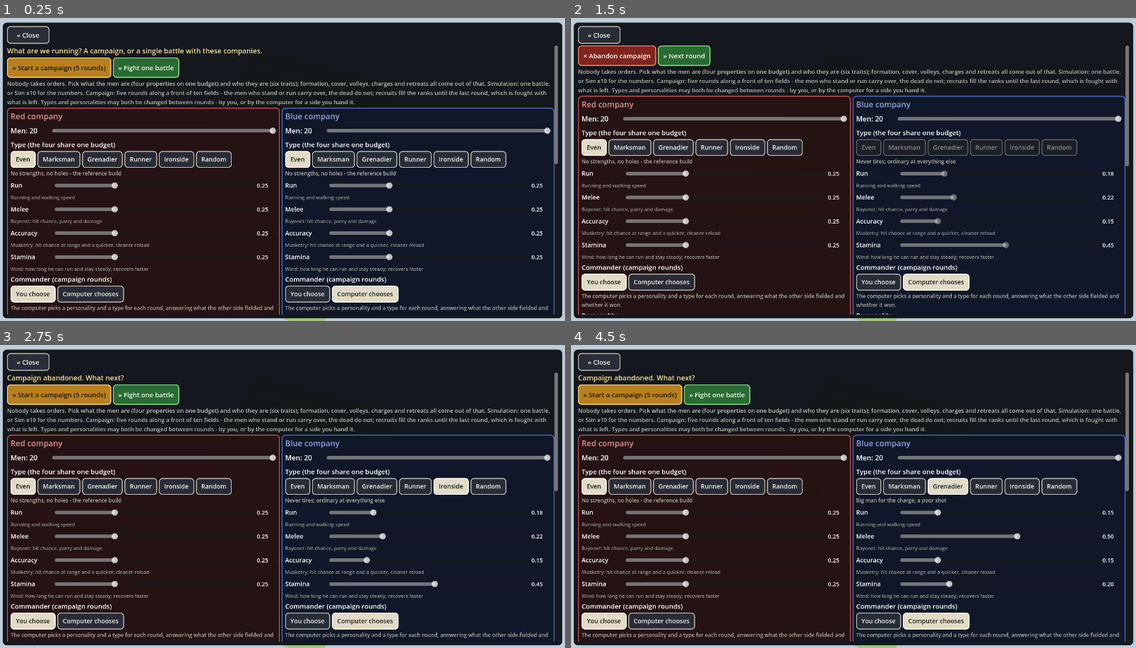
Above: before the commit, frames 1-4 (two rows, left to right).
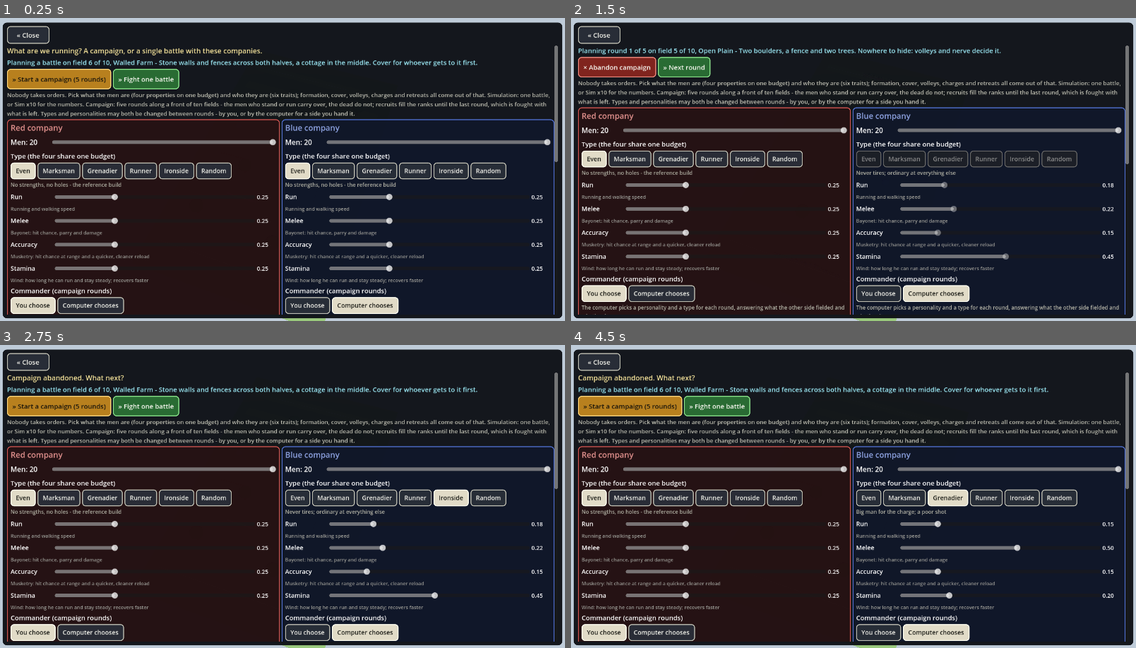
Above: after the commit, the same moments.

Repository: nathandunn/volley-bots
Game: Godot game, scene res://scenes/Main.tscn
The game is run twice, just before and just after one commit, with the same random seed, the same clock (stepped at 60 frames per second) and the same inputs.
Inputs (mouse positions are in pixels of both pictures, inside the frame that each line leads up to):
- Up to frame 1 (0.25 s): no input
- Up to frame 2 (1.5 s): click "» Start a campaign (5 rounds)" at 0.5 s; click (678, 30) at 1.25 s, where only the run before the commit has a clickable "Companies"
- Up to frame 3 (2.75 s): click "× Abandon campaign" at 2 s
- Up to frame 4 (4.5 s): click "» Start a campaign (5 rounds)" at 2.75 s; click (684, 357) at 3.5 s, where only the run after the commit has a clickable "Edit Company"; click "× Abandon campaign" at 4.25 s

The runs differ from the first frame. In frame 1, 22% of the frame differs, in the area x 1-99%, y 13-98%; in frame 2, 22%; in frame 3, 22%; in frame 4, 22%.

Commit message:
Edit Company names the field it plans for
The setup panel is now Edit Company, and its first line says which
field (and, in a campaign, which round) the companies are being set up
for, with the ground one-line description.

Co-Authored-By: Claude Fable 5.1 <noreply@anthropic.com>
Claude-Session: https://claude.ai/code/session_017bMCXGen3v58z94ohsQBpS

Diff:
--- a/scripts/hud.gd
+++ b/scripts/hud.gd
@@ -41,6 +41,7 @@
 var _round_text := ""
 var _batch_text := ""
 var campaign_on := false
+var _plan_label: Label   # which field the companies are being set up for
 var _type_controls := [[], []]   # chips and sliders locked while a campaign runs
 var _campaign_btn: Button
 var _fight_btn: Button
@@ -85,7 +86,7 @@
 		else:
 			campaign_requested.emit())
 	row.add_child(_top_campaign_btn)
-	var teams_btn := _button("Companies")
+	var teams_btn := _button("Edit Company")
 	teams_btn.pressed.connect(func(): _close_overlays(); teams_overlay.visible = true)
 	row.add_child(teams_btn)
 	var fight := _button("» New battle")
@@ -287,7 +288,7 @@
 
 
 func _build_teams_overlay() -> void:
-	var parts := _overlay("Companies")
+	var parts := _overlay("Edit Company")
 	teams_overlay = parts[0]
 	var box: VBoxContainer = parts[1]
 	_setup_note = Label.new()
@@ -296,6 +297,11 @@
 	_setup_note.autowrap_mode = TextServer.AUTOWRAP_WORD_SMART
 	_setup_note.visible = false
 	box.add_child(_setup_note)
+	_plan_label = Label.new()
+	_plan_label.add_theme_font_size_override("font_size", 15)
+	_plan_label.add_theme_color_override("font_color", Color(0.6, 0.9, 0.95))
+	_plan_label.autowrap_mode = TextServer.AUTOWRAP_WORD_SMART
+	box.add_child(_plan_label)
 	var head := HFlowContainer.new()
 	box.add_child(head)
 	_head_campaign_btn = _button("» Start a campaign (5 rounds)")
@@ -693,7 +699,7 @@
 	_style(again, "go")
 	again.pressed.connect(func(): _close_overlays(); new_match_requested.emit())
 	row.add_child(again)
-	var teams := _button("Companies")
+	var teams := _button("Edit Company")
 	teams.pressed.connect(func(): _close_overlays(); teams_overlay.visible = true)
 	row.add_child(teams)
 	results_overlay.visible = true
@@ -769,7 +775,7 @@
 	_style(batch, "go")
 	batch.pressed.connect(func(): _close_overlays(); batch_requested.emit(BATCH_N))
 	row.add_child(batch)
-	var teams := _button("Companies")
+	var teams := _button("Edit Company")
 	teams.pressed.connect(func(): _close_overlays(); teams_overlay.visible = true)
 	row.add_child(teams)
 	var pad := Control.new()
@@ -794,12 +800,23 @@
 
 ## The setup panel, with a line at the top saying why it is open. Nothing runs until a
 ## button here (or the top row) says so.
+## The field the companies are being set up for, at the top of Edit Company. In a campaign
+## it names the round as well; a single battle just names the ground.
+func set_plan(field_no: int, layout: String, round_no: int = 0, total: int = 0) -> void:
+	var where := "field %d of %d, %s" % [field_no, Field.LAYOUT_ORDER.size(), layout]
+	var help: String = Field.LAYOUT_HELP.get(layout, "")
+	if round_no > 0:
+		_plan_label.text = "Planning round %d of %d on %s - %s" % [round_no, total, where, help]
+	else:
+		_plan_label.text = "Planning a battle on %s - %s" % [where, help]
+
+
 func open_setup(why: String) -> void:
 	_close_overlays()
 	_setup_note.text = why
 	_setup_note.visible = why != ""
 	teams_overlay.visible = true
-	status_label.text = "Nothing running - choose under Companies."
+	status_label.text = "Nothing running - choose under Edit Company."
 
 
 func _set_commander(t: int, who: String) -> void:
@@ -904,7 +921,7 @@
 				var what := "%s / %s" % [picks[t], tpicks[t]] if tpicks[t] != "" else String(picks[t])
 				_stat_row(g3, "%s (computer) will field" % MatchManager.TEAM_NAMES[t], [what if t == 0 else "", what if t == 1 else ""])
 		var nl := Label.new()
-		nl.text = "Types and personalities may be changed under Companies before the next round." if picks[0] == "" or picks[1] == "" else "Both sides are the computer's to command; watch how they answer each other."
+		nl.text = "Types and personalities may be changed under Edit Company before the next round." if picks[0] == "" or picks[1] == "" else "Both sides are the computer's to command; watch how they answer each other."
 		nl.autowrap_mode = TextServer.AUTOWRAP_WORD_SMART
 		nl.add_theme_font_size_override("font_size", 13)
 		nl.add_theme_color_override("font_color", Color(0.75, 0.75, 0.7))
@@ -939,7 +956,7 @@
 		_style(nxt, "go")
 		nxt.pressed.connect(func(): _close_overlays(); next_round_requested.emit())
 		row.add_child(nxt)
-		var teams := _button("Companies")
+		var teams := _button("Edit Company")
 		teams.pressed.connect(func(): _close_overlays(); teams_overlay.visible = true)
 		row.add_child(teams)
 		var quit := _button("× Abandon campaign")
--- a/scripts/main.gd
+++ b/scripts/main.gd
@@ -95,6 +95,7 @@
 	hud = Hud.new()
 	add_child(hud)
 	hud.setup(manager)
+	hud.set_plan(Field.LAYOUT_ORDER.find(field.layout_name) + 1, field.layout_name)
 	hud.new_match_requested.connect(func():
 		batch_left = 0
 		batch_results.clear()
@@ -294,6 +295,8 @@
 	field.layout_name = layout
 	add_child(field)
 	manager.field = field
+	if hud != null:
+		hud.set_plan(Field.LAYOUT_ORDER.find(layout) + 1, layout)
 
 
 func _start_campaign() -> void:
@@ -341,6 +344,7 @@
 				next_no += 1
 		manager.rosters[t] = roster
 	hud.set_round(campaign_round, CAMPAIGN_ROUNDS, layout, [manager.rosters[0].size(), manager.rosters[1].size()], campaign_field)
+	hud.set_plan(campaign_field, layout, campaign_round, CAMPAIGN_ROUNDS)
 	_start_next()
 
 
@@ -432,6 +436,7 @@
 	if not over:
 		# the next battlefield goes up now, so it can be surveyed before personalities are chosen
 		_rebuild_field(next_layout)
+		hud.set_plan(campaign_field, next_layout, campaign_round + 1, CAMPAIGN_ROUNDS)
 		if cam != null:
 			cam.refit()
 	if over:
